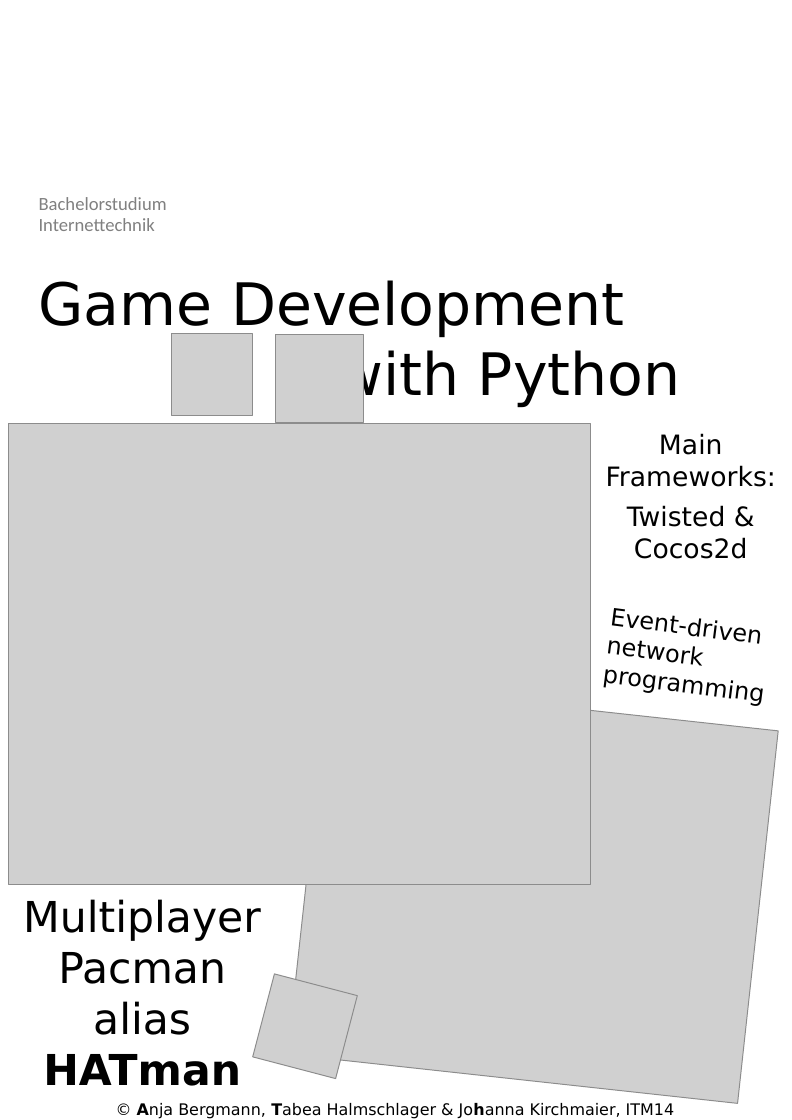
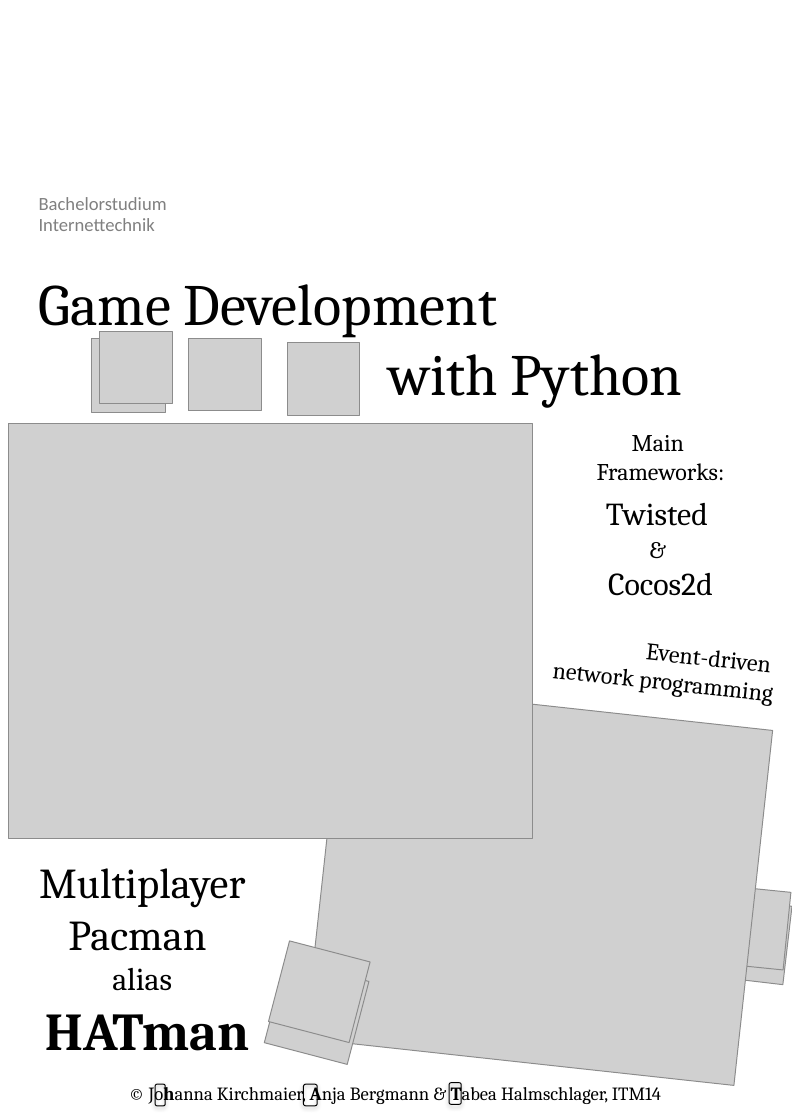
Before and after one commit to anjabergmann/HATman, a slide deck: slide 1 of projectwork/Plakat.pptx. Drawn at 792x1120 pixels with LibreOffice and Linux fonts; fonts in the diff are those of the drawing; grey boxes stand for pictures; background and template pictures are left out. Boxes give left, top, right and bottom in pixels: in the first picture for what was removed or moved away, otherwise in the second. Text is boxed around its words. In the diff, an @@ line names an element or a change of style, - is before the commit and + after.

Commit message:
plakat with ghosts

```diff
--- a/projectwork/Plakat.pptx
+++ b/projectwork/Plakat.pptx
@@ title "Game Development with Python" at (x1=39, y1=284, x2=683, y2=408): font DejaVu Sans to Cambria @@
@@ picture added at (x1=91, y1=338, x2=165, y2=412) @@
@@ picture added at (x1=100, y1=331, x2=172, y2=404) @@
@@ picture resized from (x1=171, y1=333, x2=253, y2=415) to (x1=189, y1=338, x2=260, y2=410) @@
@@ picture added at (x1=189, y1=338, x2=261, y2=411) @@
@@ picture resized from (x1=276, y1=334, x2=363, y2=421) to (x1=287, y1=343, x2=359, y2=415) @@
@@ picture resized from (x1=9, y1=422, x2=590, y2=884) to (x1=9, y1=422, x2=532, y2=838) @@
@@ text at (x1=597, y1=435, x2=725, y2=596): text changed; size 20 to 18 pt; font DejaVu Sans to Cambria @@
-Main Frameworks:
-Twisted & Cocos2d
+Main
+Frameworks:
+Twisted
+&
+Cocos2d
@@ text "Event-driven" at (x1=552, y1=643, x2=757, y2=687): rotation 7 to 6 degrees @@
@@ text at (x1=552, y1=643, x2=757, y2=687): text changed; font DejaVu Sans to Cambria @@
-Event-driven network programming
+Event-driven
+network programming
@@ picture resized from (x1=288, y1=681, x2=778, y2=1103) to (x1=305, y1=684, x2=773, y2=1085) @@
@@ text "Multiplayer" moved from (x1=23, y1=899, x2=261, y2=1086) to (x1=39, y1=868, x2=249, y2=1051) @@
@@ text at (x1=39, y1=868, x2=245, y2=908): font DejaVu Sans to Cambria in "Multiplayer" @@
@@ picture added at (x1=704, y1=897, x2=792, y2=984) @@
@@ picture added at (x1=706, y1=884, x2=791, y2=969) @@
@@ text at (x1=45, y1=921, x2=249, y2=1051): text changed; font DejaVu Sans to Cambria @@
-Pacman alias HATman
+Pacman
+alias
+HATman
@@ picture added at (x1=269, y1=941, x2=370, y2=1042) @@
@@ picture moved from (x1=253, y1=973, x2=358, y2=1078) to (x1=264, y1=960, x2=370, y2=1065) @@
@@ text at (x1=149, y1=1083, x2=661, y2=1105): text changed; size 12 to 14 pt; font DejaVu Sans to Cambria @@
-© Anja Bergmann, Tabea Halmschlager & Johanna Kirchmaier, ITM14
+© Johanna Kirchmaier, Anja Bergmann & Tabea Halmschlager, ITM14
@@ rounded rectangle added at (x1=155, y1=1084, x2=165, y2=1106), outline #000000 0.75 pt @@
@@ rounded rectangle added at (x1=304, y1=1084, x2=317, y2=1106), outline #000000 0.75 pt @@
@@ rounded rectangle added at (x1=449, y1=1082, x2=462, y2=1104), outline #000000 0.75 pt @@
```
